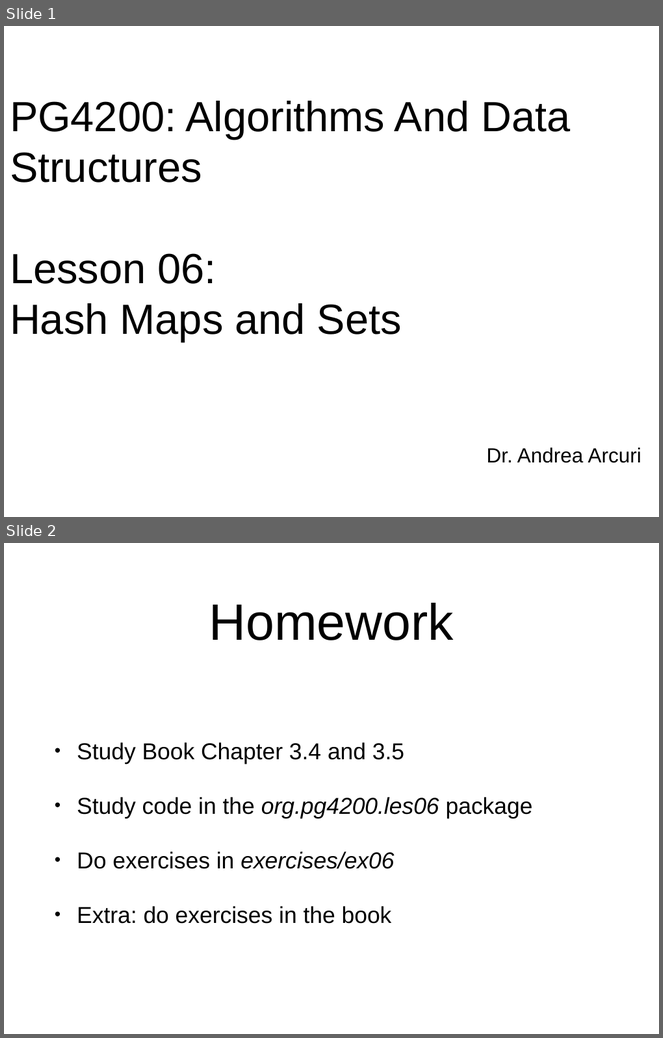
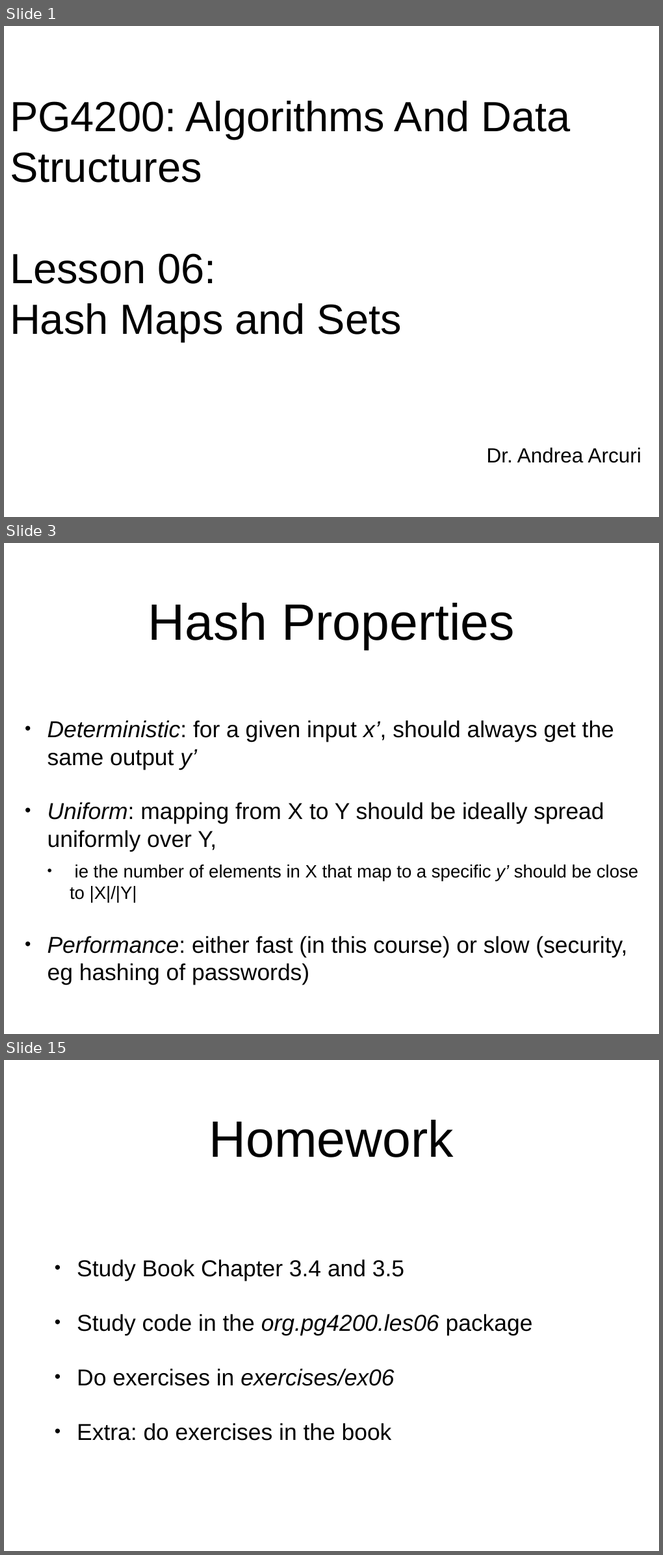
Before and after one commit to arcuri82/algorithms, a slide deck: docs/slides/06/06_hash_maps.pptx. Shown one above the other, each under a label of ours: slides 1 and 2 before the commit, slides 1, 3 and 15 after it; the slides between them are not shown. The pictures are 663x1038 and 663x1555 pixels, drawn with LibreOffice and Linux fonts; fonts in the diff are those of the drawing. Boxes give left, top, right and bottom in pixels: in the first picture for what was removed or moved away, otherwise in the second. Text is boxed around its words. In the diff, an @@ line names an element or a change of style, - is before the commit and + after.

```diff
--- a/docs/slides/06/06_hash_maps.pptx
+++ b/docs/slides/06/06_hash_maps.pptx
@@ slide 3 added at <box>4,543,659,1034</box>, background #FFFFFF @@
@@ title added at <box>148,603,515,650</box>, 80 pt, text #000000 @@
+Hash Properties
@@ text added at <box>48,720,638,986</box>, 36 pt, text #000000 @@
+• Deterministic: for a given input x’, should always get the same output y’
+• Uniform: mapping from X to Y should be ideally spread uniformly over Y,
+  • ie the number of elements in X that map to a specific y’ should be close to |X|/|Y|
+• Performance: either fast (in this course) or slow (security, eg hashing of passwords)
@@ what was slide 2 is now slide 15 @@
```
Also in this commit, not shown: 12 other slides added.
